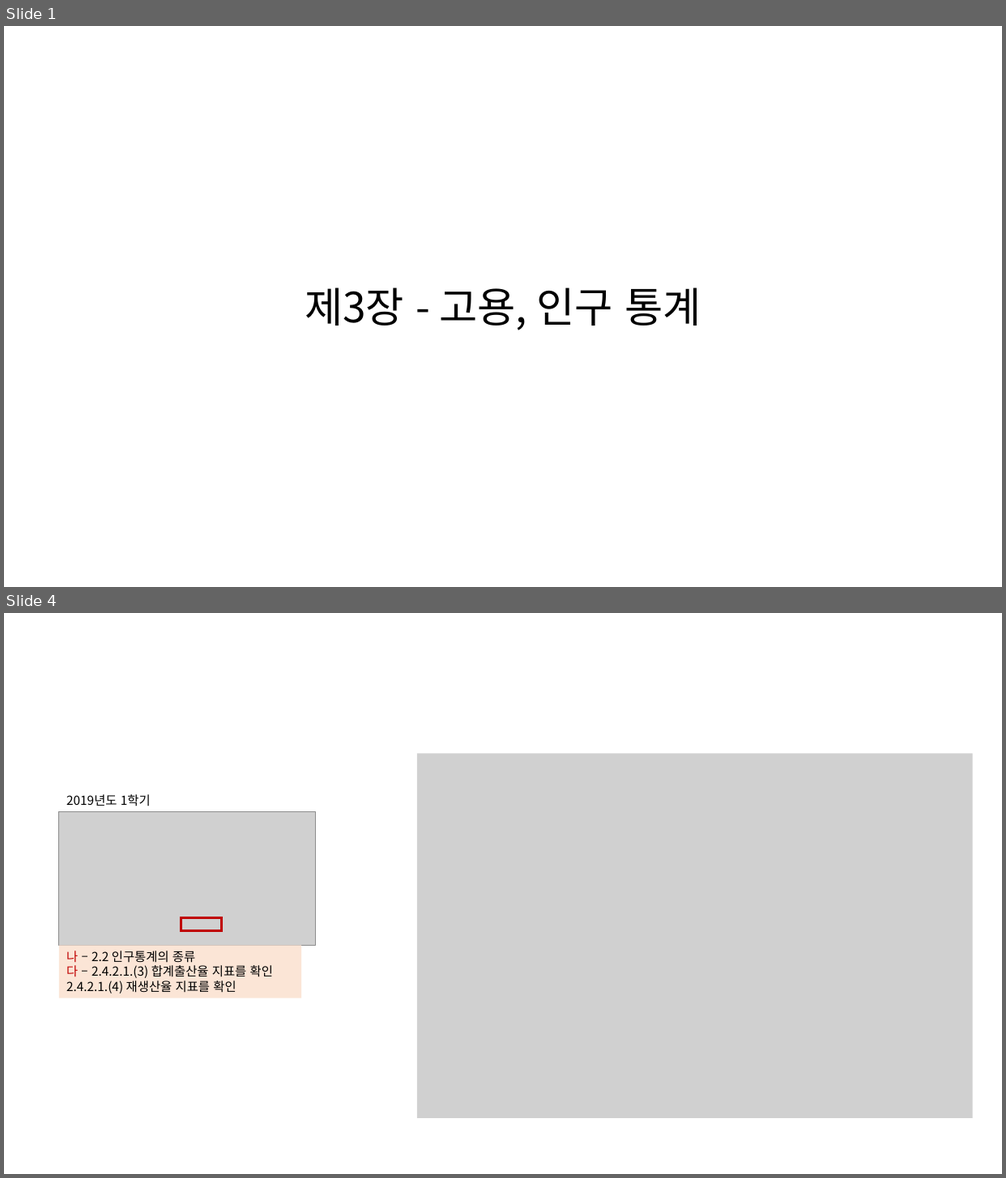
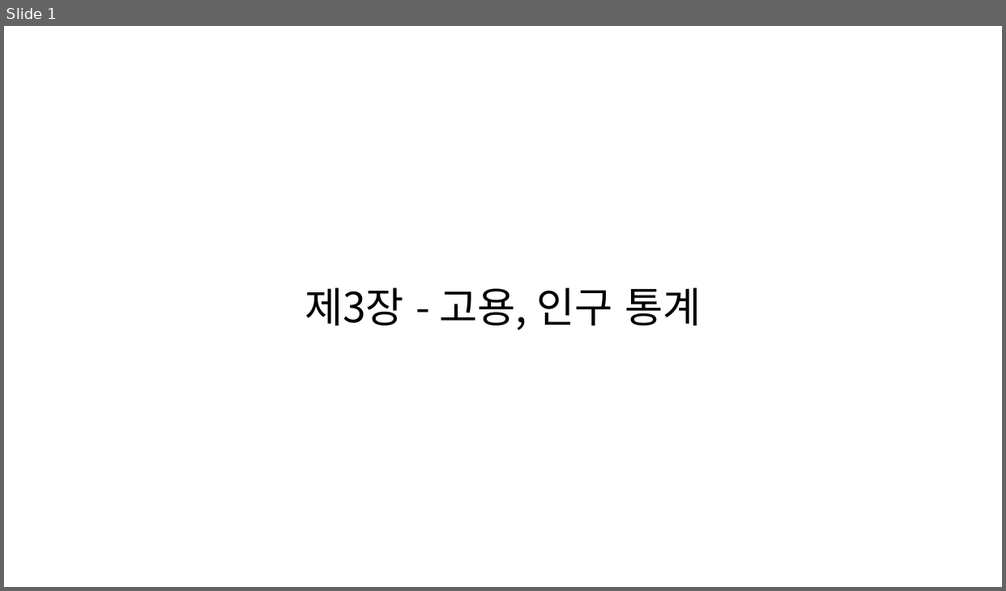
Before and after one commit to KNOU-STUDY/KNOU-UNDERSTANDING-NATIONAL-STATISTICS, a slide deck: previous_question/3장-고용,임금 통계.pptx. Shown one above the other, each under a label of ours: slides 1 and 4 before the commit, slide 1 after it; the slides between them are not shown. The pictures are 1006x1178 and 1006x591 pixels, drawn with LibreOffice and Linux fonts; fonts in the diff are those of the drawing; grey boxes stand for pictures. Boxes give left, top, right and bottom in pixels: in the first picture for what was removed or moved away, otherwise in the second. Text is boxed around its words. In the diff, an @@ line names an element or a change of style, - is before the commit and + after.

```diff
--- a/previous_question/3장-고용,임금 통계.pptx
+++ b/previous_question/3장-고용,임금 통계.pptx
@@ slide 4 removed at (4,613,1002,1174), background #FFFFFF @@
@@ picture removed at (417,754,973,1119) @@
@@ group removed at (59,794,315,999): 2 rectangles, 1 picture, 1 text @@
-2019년도 1학기
-나 – 2.2 인구통계의 종류
-다 – 2.4.2.1.(3) 합계출산율 지표를 확인
-2.4.2.1.(4) 재생산율 지표를 확인
```
Also in this commit, not shown: 2 slides changed, 10 slides added, 15 other slides removed.
